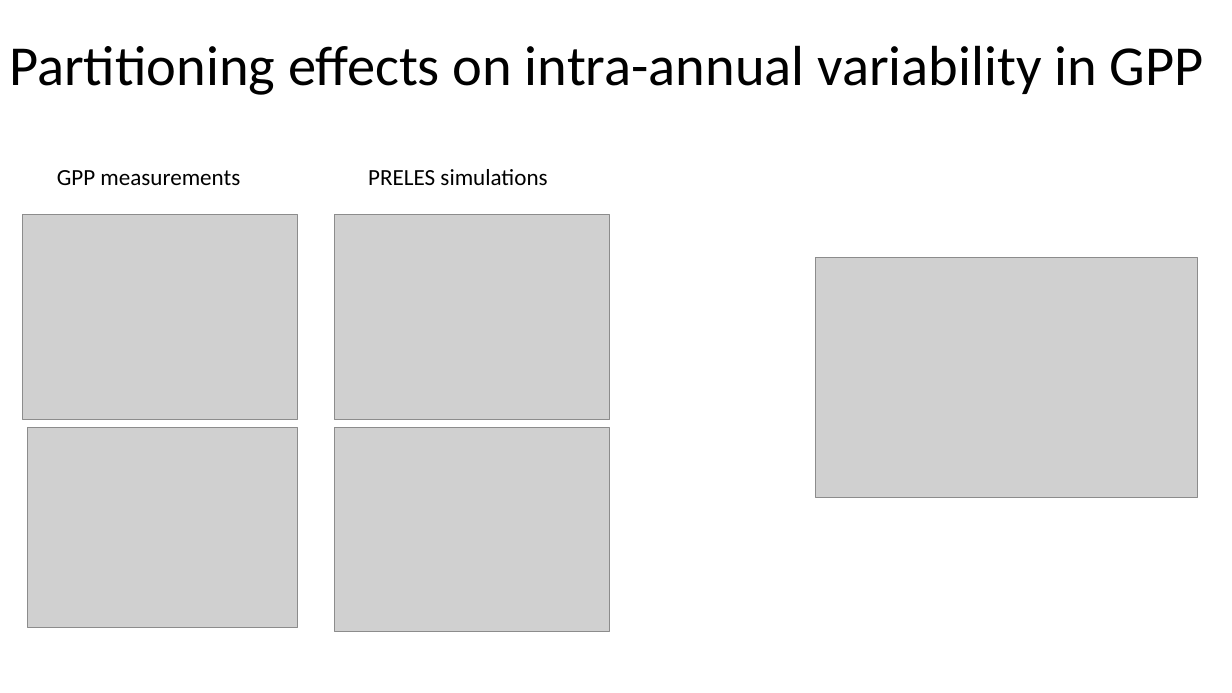
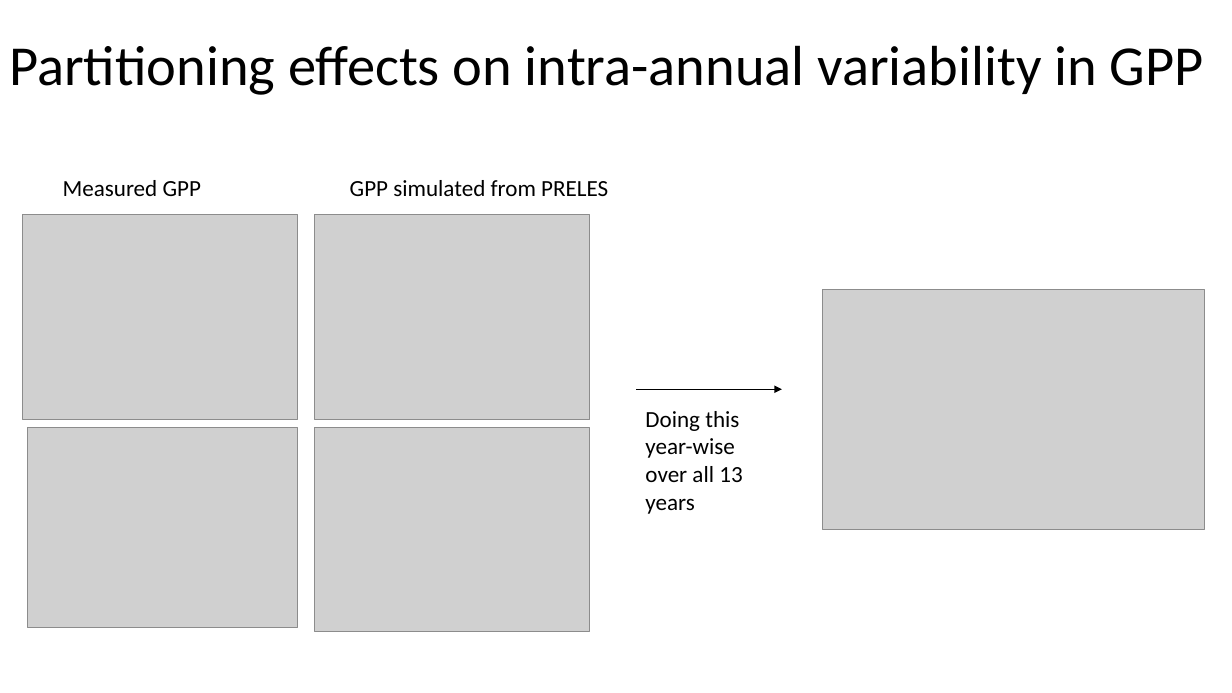
Before and after one commit to MWesselkamp/Intern_MPI_Jena, a slide deck: slide 16 of presentation/presi.pptx (slide 13 before the commit). Drawn at 1232x693 pixels with LibreOffice and Linux fonts; fonts in the diff are those of the drawing; grey boxes stand for pictures. Boxes give left, top, right and bottom in pixels: in the first picture for what was removed or moved away, otherwise in the second. Text is boxed around its words. In the diff, an @@ line names an element or a change of style, - is before the commit and + after.

```diff
--- a/presentation/presi.pptx
+++ b/presentation/presi.pptx
@@ text at [63, 180, 201, 196]: text changed @@
-GPP measurements
+Measured GPP
@@ text at [350, 180, 608, 196]: text changed @@
-PRELES simulations
+GPP simulated from PRELES
@@ picture: place and size @@
-picture at [335, 214, 609, 421]
+picture at [315, 214, 590, 421]
@@ picture: place and size @@
-picture at [815, 257, 1198, 497]
+picture at [823, 289, 1205, 530]
@@ arrow added from (637, 389) to (782, 389), #000000 0.5 pt @@
@@ text added at [645, 411, 742, 514], 18 pt, text #000000 @@
+Doing this year-wise over all 13 years
@@ picture: place and size @@
-picture at [335, 428, 609, 632]
+picture at [315, 428, 590, 632]
```
Also in this commit, not shown: 7 other slides changed, 10 slides added, 6 slides removed, 6 other files.
